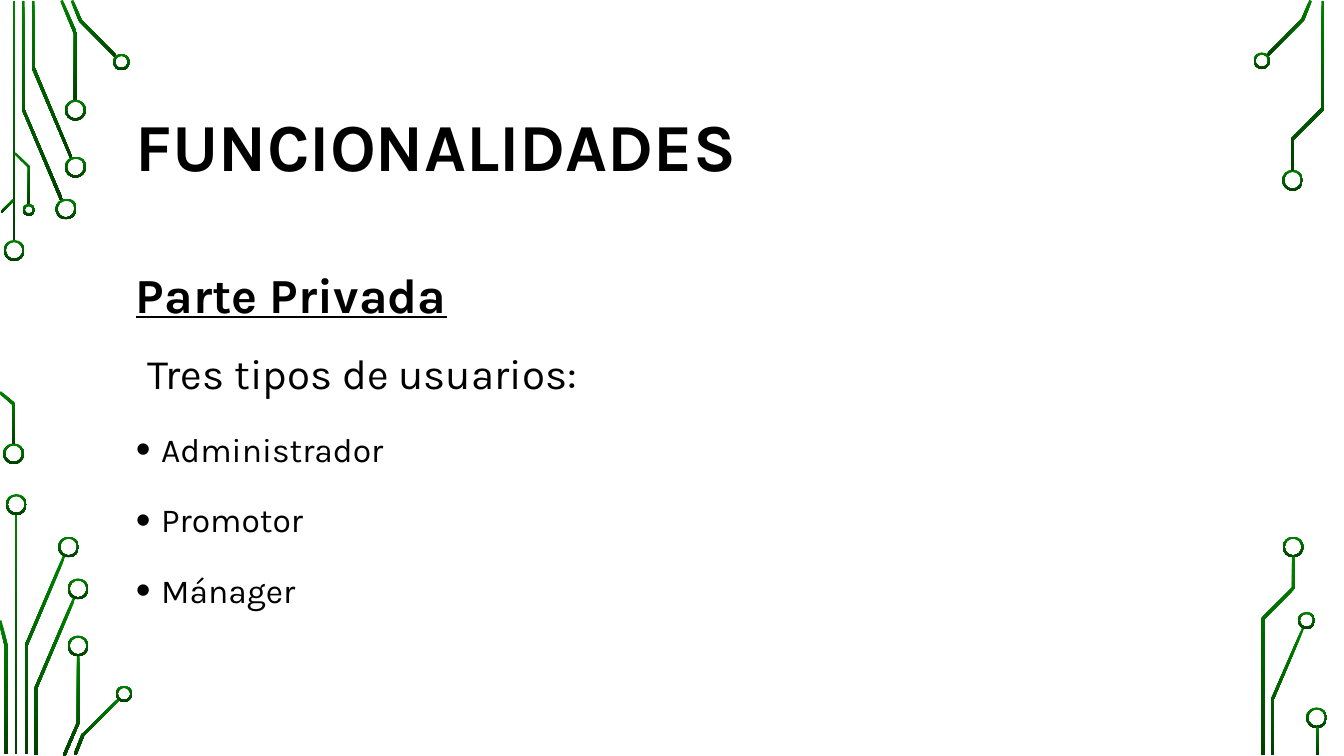
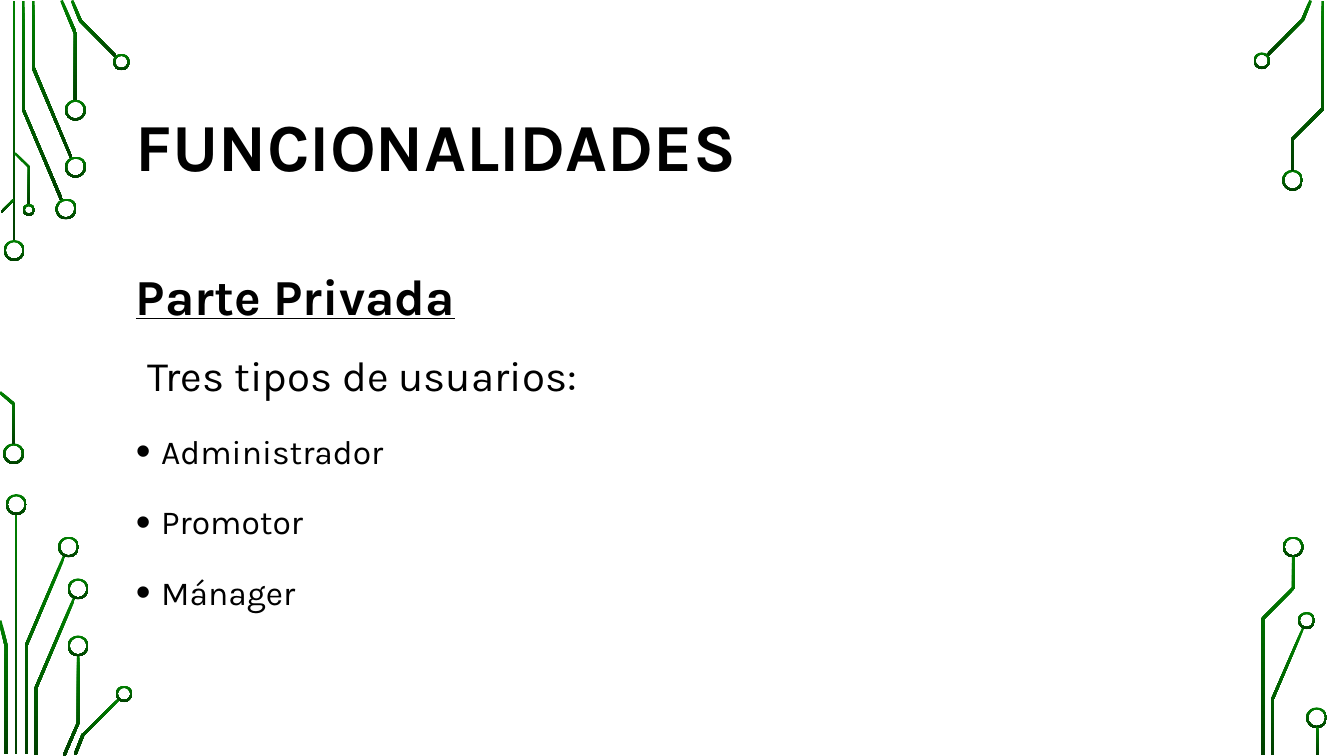
Before and after one commit to pavel-kalmykov-razgovorov/awiten-fests, a slide deck: slide 4 of doc/Presentación AWITEN FESTS.pptx. Drawn at 1344x756 pixels with LibreOffice and Linux fonts; fonts in the diff are those of the drawing; background and template pictures are left out. Boxes give left, top, right and bottom in pixels: in the first picture for what was removed or moved away, otherwise in the second. Text is boxed around its words. In the diff, an @@ line names an element or a change of style, - is before the commit and + after.

```diff
--- a/doc/Presentación AWITEN FESTS.pptx
+++ b/doc/Presentación AWITEN FESTS.pptx
@@ text at [136,279,456,319]: size 35 to 36 pt in "Parte Privada" @@
```
Also in this commit, not shown: 3 other slides changed.
